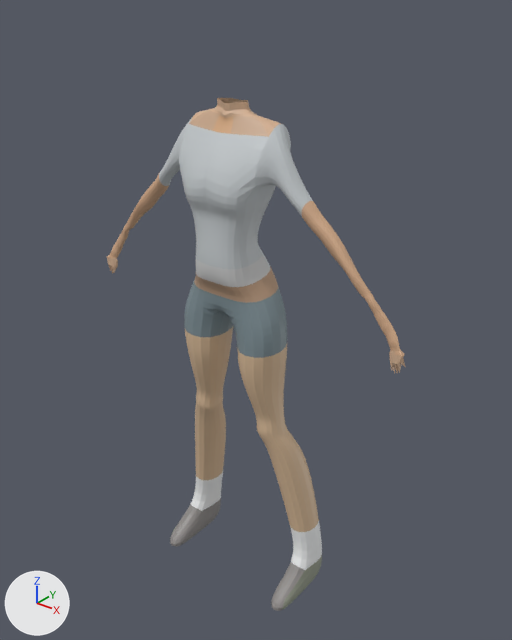
One commit to the Blender file Die Trying/Assets/Model/Characters/Lindza.blend: the scene before it, then after it.
Rendered twice from a 50 mm lens placed at (9.32, -10.9, 10.7), pointed at (0.15, 0.56, 3.59). Arrows for +X, +Y and +Z are at lower left; the lights stay in place.
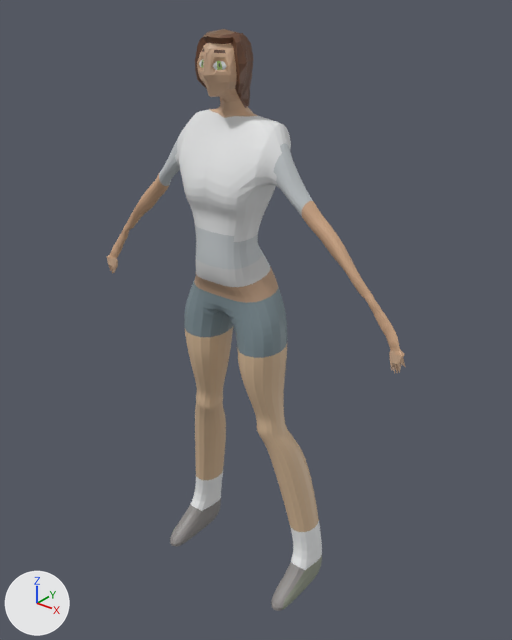
Boxes [x1, y1, x2, y2] around the edits, measured in the pictures (512 x 640 px):
'Cube', reshaped (13% taller)
    before: [107, 98, 406, 611]
    after: [107, 29, 406, 611]
part 1 of me_cube_001, built on
    before: [203, 98, 264, 121]
    after: [195, 29, 264, 121]
part 2 of me_cube_001, surface changed (grey to white)
    both: [175, 110, 291, 242]

What changed in the scene script:
```text
Change me_cube_001:
    used by ob_cube; location = (0.0, 0.0, 0.0); scale = (1.1, 1.1, 1.1)
    remove me_cube_001.from_pydata(...)  # 2652 vertices, 2636 faces; spans x 0.0..3.84, y -0.78..1.08, z -3.2..7.76
    add me_cube_001.from_pydata(...)  # 2833 vertices, 2810 faces; spans x 0.0..3.84, y -0.78..1.08, z -3.2..8.95
    me_cube_001 part 1
    24 vertices are removed from x 0.0..0.44, y -0.16..0.24, z 7.53..7.76
    173 faces are deleted
    7 vertices in x 0.09..0.57, y -0.15..0.14, z 7.5..7.61 move by (-0.01, 0.0, 0.0)
    4 vertices in x 0.32..0.49, y -0.02..0.16, z 7.55..7.58 move by (-0.03, 0.0, 0.0)
    4 vertices in x 0.13..0.38, y -0.12..0.21, z 7.5..7.64 move by (-0.02, -0.01, 0.0)
    3 vertices in x 0.38..0.42, y 0.0..0.09, z 7.58 move by (-0.05, 0.0, 0.0)
    15 vertices move from x 0.0..0.55, y -0.16..0.27, z 7.54..7.73 to x 0.0..0.54, y -0.17..0.27, z 7.54..7.75
    205 vertices are added at x 0.0..0.55, y -0.74..0.38, z 7.53..8.95
    347 new faces join them
    me_cube_001 part 2: 521 kept faces spanning x 0.0..1.22, y -0.78..0.63, z 5.37..7.58 get new texture (UV) coordinates
```
